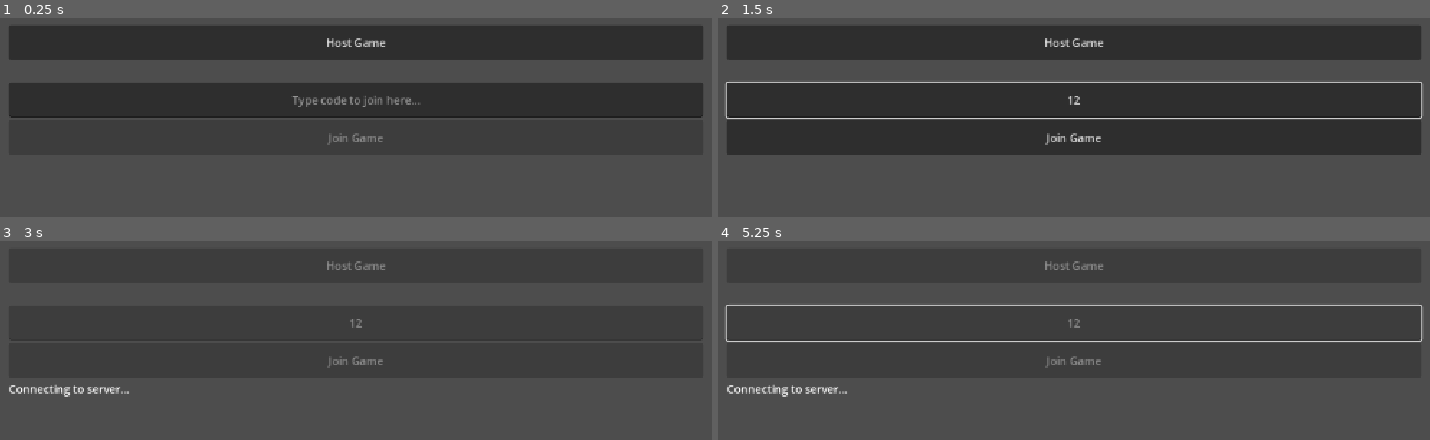
Above: before the commit, frames 1-4 (two rows, left to right).
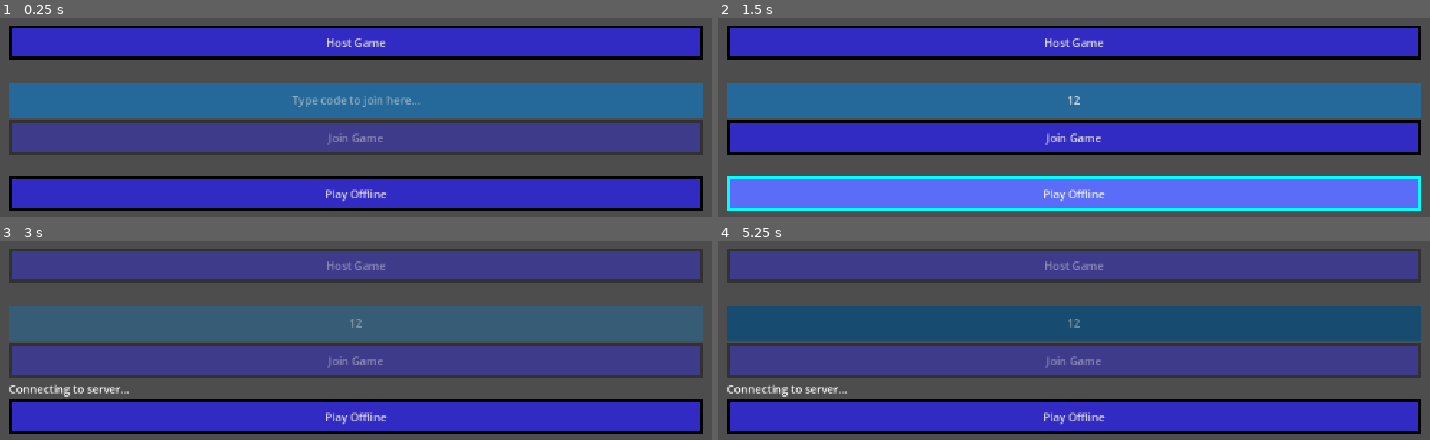
Above: after the commit, the same moments.

Repository: rayanplaygames9/save-the-space
Game: Godot game, scene res://UI/main_menu.tscn
Two runs of this game, one before a commit and one after it. Both use one fixed random seed, a clock stepped at 60 frames per second and the inputs below.
Inputs (mouse positions are in pixels of both pictures, inside the frame that each line leads up to):
- Up to frame 1 (0.25 s): no input
- Up to frame 2 (1.5 s): click (1074, 99) at 0.52 s; type "12" at 0.6 s; click (1074, 193) at 1.25 s, where only the run after the commit has a clickable "Play Offline"
- Up to frame 3 (3 s): click (356, 416) at 2 s, where only the run after the commit has a clickable "Play Offline"; click "Host Game" at 2.75 s
- Up to frame 4 (5.25 s): move the mouse to (1252, 416) at 3.52 s; hold D (right) 3.53-4.28 s; tap 1 (hotbar_1) at 3.6 s; move the mouse to (outside the picture) at 4.27 s; hold S (backward) 4.28-5.03 s; tap 2 (hotbar_2) at 4.35 s; move the mouse to (1152, 340) at 5.02 s; press the mouse at (1152, 340) at 5.03 s; hold D (right) from 5.03 s (still down)

The runs differ from the first frame. In frame 1, 65% of the frame differs, in the area x 1-99%, y 4-97%; in frame 2, 69%; in frame 3, 62%; in frame 4, 63%.
Error in both runs: Invalid access to property or key 'on_oid' on a base object of type 'Nil'. (res://scripts/network.gd:22)

Commit message:
Update main_menu.tscn

Diff:
--- a/UI/main_menu.tscn
+++ b/UI/main_menu.tscn
@@ -1,6 +1,116 @@
 [gd_scene format=3 uid="uid://c263lfcwok8vd"]
 
 [ext_resource type="Script" uid="uid://byn0o05k4ekc3" path="res://UI/main_menu.gd" id="1_p8ccj"]
+
+[sub_resource type="StyleBoxFlat" id="StyleBoxFlat_p8ccj"]
+bg_color = Color(0.19647163, 0.16761822, 0.76619154, 1)
+border_width_left = 5
+border_width_top = 5
+border_width_right = 5
+border_width_bottom = 5
+border_color = Color(0, 0, 0, 1)
+
+[sub_resource type="StyleBoxFlat" id="StyleBoxFlat_tk8dj"]
+bg_color = Color(0.4950719, 0.5763789, 0.988501, 1)
+border_width_left = 5
+border_width_top = 5
+border_width_right = 5
+border_width_bottom = 5
+border_color = Color(0, 0, 0, 1)
+
+[sub_resource type="StyleBoxFlat" id="StyleBoxFlat_d8nwk"]
+bg_color = Color(0.35733655, 0.42325324, 0.9716638, 1)
+border_width_left = 5
+border_width_top = 5
+border_width_right = 5
+border_width_bottom = 5
+border_color = Color(0, 1, 1, 1)
+
+[sub_resource type="StyleBoxFlat" id="StyleBoxFlat_4cwpn"]
+bg_color = Color(0.19607843, 0.16862746, 0.7647059, 0.5294118)
+border_width_left = 5
+border_width_top = 5
+border_width_right = 5
+border_width_bottom = 5
+border_color = Color(0, 0, 0, 0.34901962)
+
+[sub_resource type="StyleBoxFlat" id="StyleBoxFlat_f40uw"]
+bg_color = Color(0.14320838, 0.4103991, 0.6011374, 1)
+
+[sub_resource type="StyleBoxFlat" id="StyleBoxFlat_8ctay"]
+bg_color = Color(0.14400001, 0.4100001, 0.6, 0.5411765)
+
+[sub_resource type="StyleBoxFlat" id="StyleBoxFlat_ev3b6"]
+bg_color = Color(0.09269322, 0.29750535, 0.44120654, 1)
+
+[sub_resource type="StyleBoxFlat" id="StyleBoxFlat_k0a0m"]
+bg_color = Color(0.19647163, 0.16761822, 0.76619154, 1)
+border_width_left = 5
+border_width_top = 5
+border_width_right = 5
+border_width_bottom = 5
+border_color = Color(0, 0, 0, 1)
+
+[sub_resource type="StyleBoxFlat" id="StyleBoxFlat_2mudq"]
+bg_color = Color(0.4950719, 0.5763789, 0.988501, 1)
+border_width_left = 5
+border_width_top = 5
+border_width_right = 5
+border_width_bottom = 5
+border_color = Color(0, 0, 0, 1)
+
+[sub_resource type="StyleBoxFlat" id="StyleBoxFlat_cafmx"]
+bg_color = Color(0.35733655, 0.42325324, 0.9716638, 1)
+border_width_left = 5
+border_width_top = 5
+border_width_right = 5
+border_width_bottom = 5
+border_color = Color(0, 1, 1, 1)
+
+[sub_resource type="StyleBoxFlat" id="StyleBoxFlat_tcix6"]
+bg_color = Color(0.19607843, 0.16862746, 0.7647059, 0.5294118)
+border_width_left = 5
+border_width_top = 5
+border_width_right = 5
+border_width_bottom = 5
+border_color = Color(0, 0, 0, 0.34901962)
+
+[sub_resource type="LabelSettings" id="LabelSettings_mmlvu"]
+font_size = 25
+font_color = Color(0, 0, 0, 1)
+outline_size = 15
+
+[sub_resource type="StyleBoxFlat" id="StyleBoxFlat_mmlvu"]
+bg_color = Color(0.19647163, 0.16761822, 0.76619154, 1)
+border_width_left = 5
+border_width_top = 5
+border_width_right = 5
+border_width_bottom = 5
+border_color = Color(0, 0, 0, 1)
+
+[sub_resource type="StyleBoxFlat" id="StyleBoxFlat_aorne"]
+bg_color = Color(0.4950719, 0.5763789, 0.988501, 1)
+border_width_left = 5
+border_width_top = 5
+border_width_right = 5
+border_width_bottom = 5
+border_color = Color(0, 0, 0, 1)
+
+[sub_resource type="StyleBoxFlat" id="StyleBoxFlat_bpm4f"]
+bg_color = Color(0.35733655, 0.42325324, 0.9716638, 1)
+border_width_left = 5
+border_width_top = 5
+border_width_right = 5
+border_width_bottom = 5
+border_color = Color(0, 1, 1, 1)
+
+[sub_resource type="StyleBoxFlat" id="StyleBoxFlat_7137b"]
+bg_color = Color(0.19607843, 0.16862746, 0.7647059, 0.5294118)
+border_width_left = 5
+border_width_top = 5
+border_width_right = 5
+border_width_bottom = 5
+border_color = Color(0, 0, 0, 0.34901962)
 
 [node name="MainMenu" type="Control" unique_id=2099839823]
 layout_mode = 3
@@ -28,6 +138,10 @@
 unique_name_in_owner = true
 custom_minimum_size = Vector2(50, 50)
 layout_mode = 2
+theme_override_styles/normal = SubResource("StyleBoxFlat_p8ccj")
+theme_override_styles/pressed = SubResource("StyleBoxFlat_tk8dj")
+theme_override_styles/hover = SubResource("StyleBoxFlat_d8nwk")
+theme_override_styles/disabled = SubResource("StyleBoxFlat_4cwpn")
 text = "Host Game"
 
 [node name="HSeparator" type="HSeparator" parent="CenterContainer/VBoxContainer" unique_id=1833284090]
@@ -39,6 +153,9 @@
 unique_name_in_owner = true
 custom_minimum_size = Vector2(50, 50)
 layout_mode = 2
+theme_override_styles/normal = SubResource("StyleBoxFlat_f40uw")
+theme_override_styles/read_only = SubResource("StyleBoxFlat_8ctay")
+theme_override_styles/focus = SubResource("StyleBoxFlat_ev3b6")
 placeholder_text = "Type code to join here..."
 alignment = 1
 
@@ -46,6 +163,10 @@
 unique_name_in_owner = true
 custom_minimum_size = Vector2(50, 50)
 layout_mode = 2
+theme_override_styles/normal = SubResource("StyleBoxFlat_k0a0m")
+theme_override_styles/pressed = SubResource("StyleBoxFlat_2mudq")
+theme_override_styles/hover = SubResource("StyleBoxFlat_cafmx")
+theme_override_styles/disabled = SubResource("StyleBoxFlat_tcix6")
 text = "Join Game"
 
 [node name="CodeRow" type="HBoxContainer" parent="CenterContainer/VBoxContainer" unique_id=1730274347]
@@ -58,6 +179,7 @@
 custom_minimum_size = Vector2(60, 60)
 layout_mode = 2
 text = "Code: "
+label_settings = SubResource("LabelSettings_mmlvu")
 horizontal_alignment = 1
 vertical_alignment = 1
 
@@ -65,6 +187,10 @@
 unique_name_in_owner = true
 custom_minimum_size = Vector2(50, 0)
 layout_mode = 2
+theme_override_styles/normal = SubResource("StyleBoxFlat_mmlvu")
+theme_override_styles/pressed = SubResource("StyleBoxFlat_aorne")
+theme_override_styles/hover = SubResource("StyleBoxFlat_bpm4f")
+theme_override_styles/disabled = SubResource("StyleBoxFlat_7137b")
 text = "Copy Code"
 
 [node name="StatusLabel" type="Label" parent="CenterContainer/VBoxContainer" unique_id=1927141732]
@@ -75,4 +201,18 @@
 unique_name_in_owner = true
 custom_minimum_size = Vector2(50, 50)
 layout_mode = 2
+theme_override_styles/normal = SubResource("StyleBoxFlat_mmlvu")
+theme_override_styles/pressed = SubResource("StyleBoxFlat_aorne")
+theme_override_styles/hover = SubResource("StyleBoxFlat_bpm4f")
+theme_override_styles/disabled = SubResource("StyleBoxFlat_7137b")
 text = "Start Game"
+
+[node name="PlayOfflineBtn" type="Button" parent="CenterContainer/VBoxContainer" unique_id=1780945465]
+unique_name_in_owner = true
+custom_minimum_size = Vector2(50, 50)
+layout_mode = 2
+theme_override_styles/normal = SubResource("StyleBoxFlat_mmlvu")
+theme_override_styles/pressed = SubResource("StyleBoxFlat_aorne")
+theme_override_styles/hover = SubResource("StyleBoxFlat_bpm4f")
+theme_override_styles/disabled = SubResource("StyleBoxFlat_7137b")
+text = "Play Offline"
